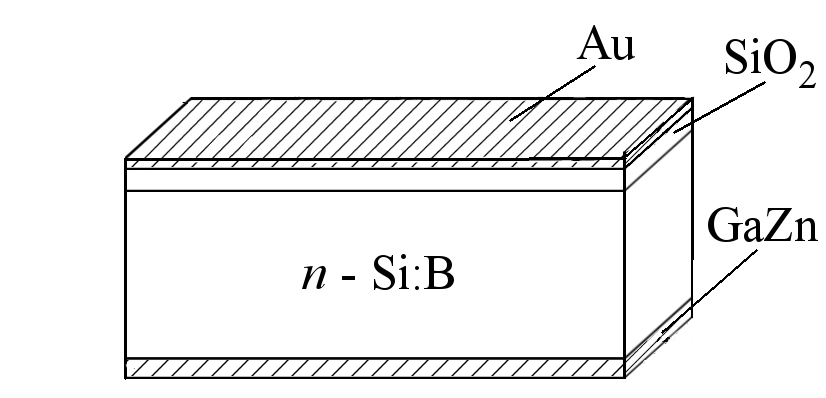
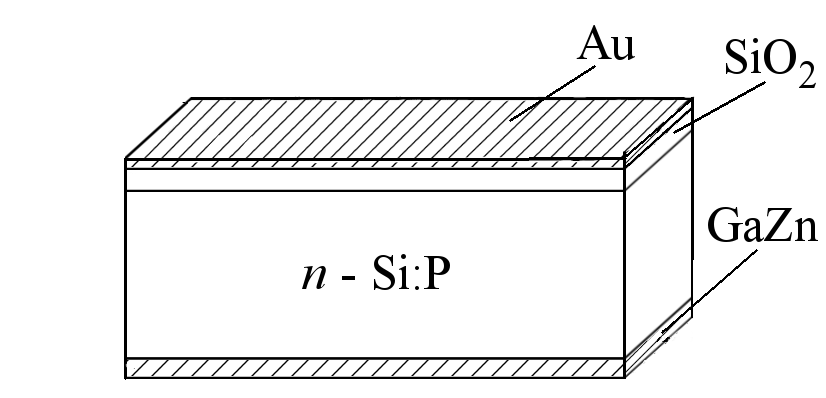
The second 826×398 image is a revision of the first. Changes to its layers:
renamed "n - Si:B" to "n - Si:P", painted on it over 427, 256, 454, 289
